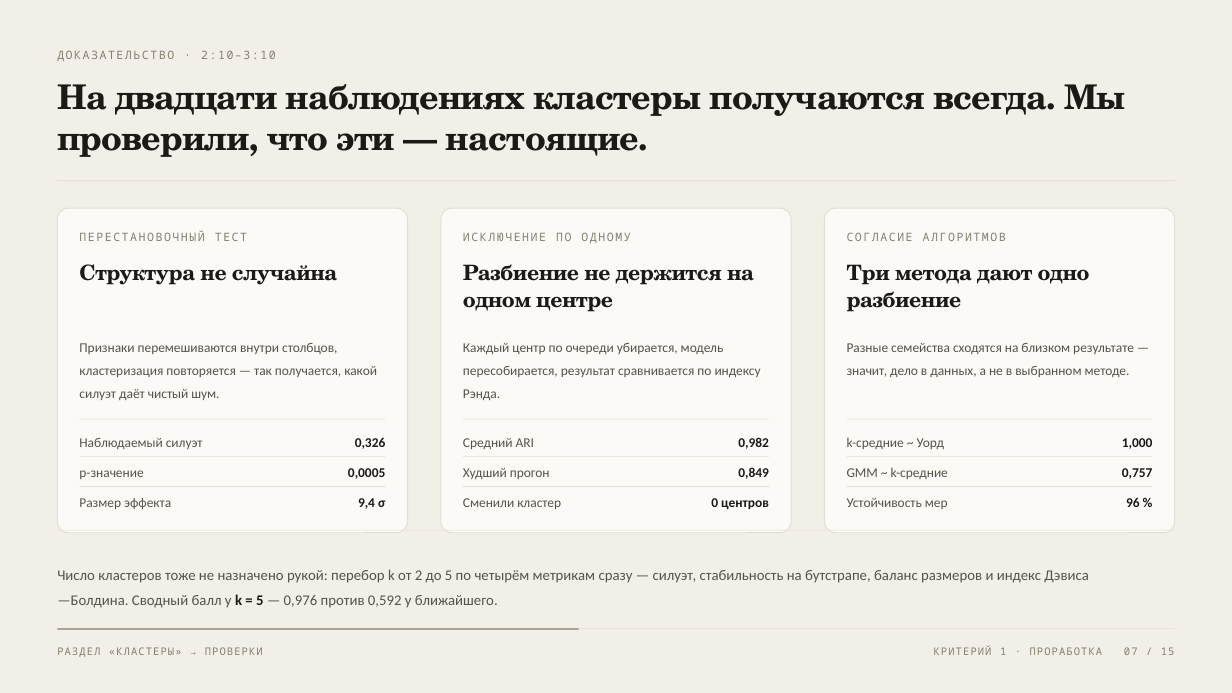
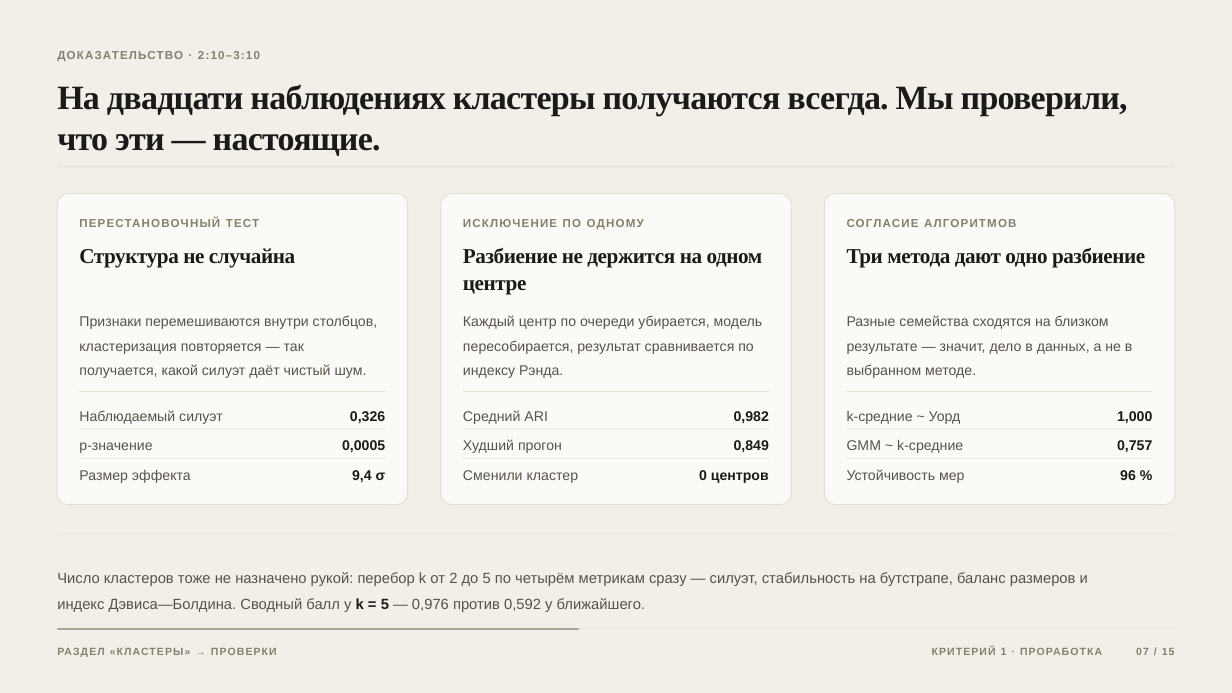
Before and after one commit to justririll/hakaton-kek, a slide deck: slide 7 of presentation/vitdashboard-7min.pptx. Drawn at 1232x693 pixels with LibreOffice and Linux fonts; fonts in the diff are those of the drawing. Boxes give left, top, right and bottom in pixels: in the first picture for what was removed or moved away, otherwise in the second. Text is boxed around its words. In the diff, an @@ line names an element or a change of style, - is before the commit and + after.

```diff
--- a/presentation/vitdashboard-7min.pptx
+++ b/presentation/vitdashboard-7min.pptx
@@ rounded rectangle resized from (x1=57, y1=208, x2=408, y2=532) to (x1=57, y1=194, x2=408, y2=505) @@
@@ rounded rectangle resized from (x1=441, y1=208, x2=791, y2=532) to (x1=441, y1=194, x2=791, y2=505) @@
@@ rounded rectangle resized from (x1=824, y1=208, x2=1175, y2=532) to (x1=824, y1=194, x2=1175, y2=505) @@
@@ font Noto Sans Mono to Arial, letter spacing 1.2 to 0.9 pt, bold on in 4 elements at (x1=198, y1=51, x2=244, y2=59), (x1=79, y1=216, x2=385, y2=233), (x1=463, y1=216, x2=769, y2=233), (x1=847, y1=216, x2=1153, y2=233) @@
@@ 3 texts moved together from (x1=79, y1=230, x2=1006, y2=243) to (x1=79, y1=216, x2=1153, y2=233) @@
@@ text "Структура не случайна" moved from (x1=79, y1=264, x2=337, y2=285) to (x1=79, y1=248, x2=295, y2=268) @@
@@ text "Разбиение не держится на одном ..." moved from (x1=463, y1=264, x2=754, y2=312) to (x1=463, y1=248, x2=763, y2=295) @@
@@ font TeX Gyre Schola to Times New Roman in 4 elements at (x1=57, y1=84, x2=1128, y2=156), (x1=79, y1=248, x2=295, y2=268), (x1=463, y1=248, x2=763, y2=295), (x1=847, y1=248, x2=1145, y2=268) @@
@@ text "Три метода дают одно разбиение" moved from (x1=847, y1=264, x2=1090, y2=312) to (x1=847, y1=248, x2=1145, y2=268) @@
@@ text "Разные семейства сходятся на близком ..." moved from (x1=847, y1=343, x2=1134, y2=377) to (x1=847, y1=315, x2=1132, y2=378) @@
@@ 8 texts moved together from (x1=79, y1=343, x2=1153, y2=449) to (x1=79, y1=315, x2=1152, y2=424) @@
@@ 12 texts, 9 rectangles moved together from (x1=79, y1=419, x2=1153, y2=509) to (x1=79, y1=391, x2=1153, y2=483) @@
@@ size 10.5 to 11 pt, font Calibri to Arial in 21 elements at (x1=847, y1=315, x2=1132, y2=378), (x1=79, y1=315, x2=378, y2=378), (x1=463, y1=315, x2=763, y2=378), (x1=79, y1=410, x2=223, y2=424), (x1=350, y1=411, x2=385, y2=424), (x1=79, y1=442, x2=152, y2=453), (x1=342, y1=440, x2=385, y2=452), (x1=463, y1=410, x2=548, y2=424), (x1=734, y1=411, x2=769, y2=423), (x1=463, y1=439, x2=562, y2=453), (x1=734, y1=440, x2=769, y2=452), (x1=847, y1=411, x2=961, y2=424), (x1=1117, y1=411, x2=1152, y2=424), (x1=847, y1=440, x2=963, y2=453), (x1=1117, y1=440, x2=1152, y2=453), (x1=79, y1=470, x2=191, y2=483), (x1=352, y1=470, x2=386, y2=483), (x1=463, y1=470, x2=579, y2=483), (x1=699, y1=470, x2=769, y2=483), (x1=847, y1=469, x2=964, y2=483), (x1=1120, y1=470, x2=1136, y2=480) @@
@@ text "Число кластеров тоже не назначено ..." at (x1=57, y1=572, x2=1088, y2=612): font Calibri to Arial @@
@@ font Noto Sans Mono to Arial, bold on in 3 elements at (x1=57, y1=645, x2=1175, y2=661), (x1=1136, y1=648, x2=1175, y2=655), (x1=1001, y1=648, x2=1007, y2=655) @@
```
Also in this commit, not shown: 14 other slides changed, 7 other files.
